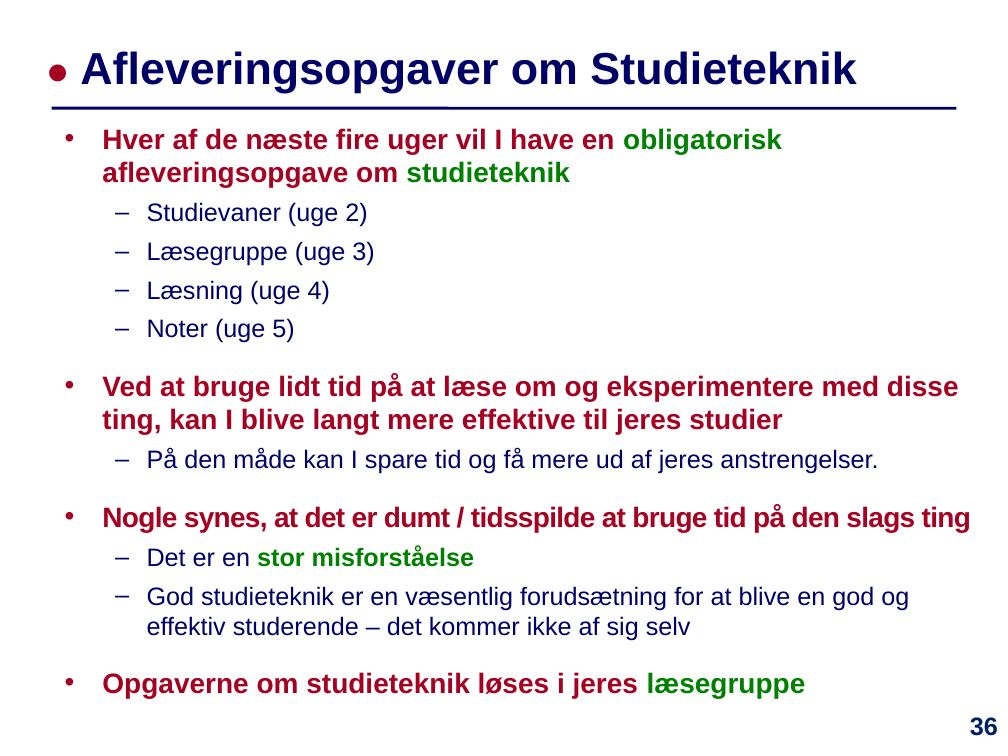
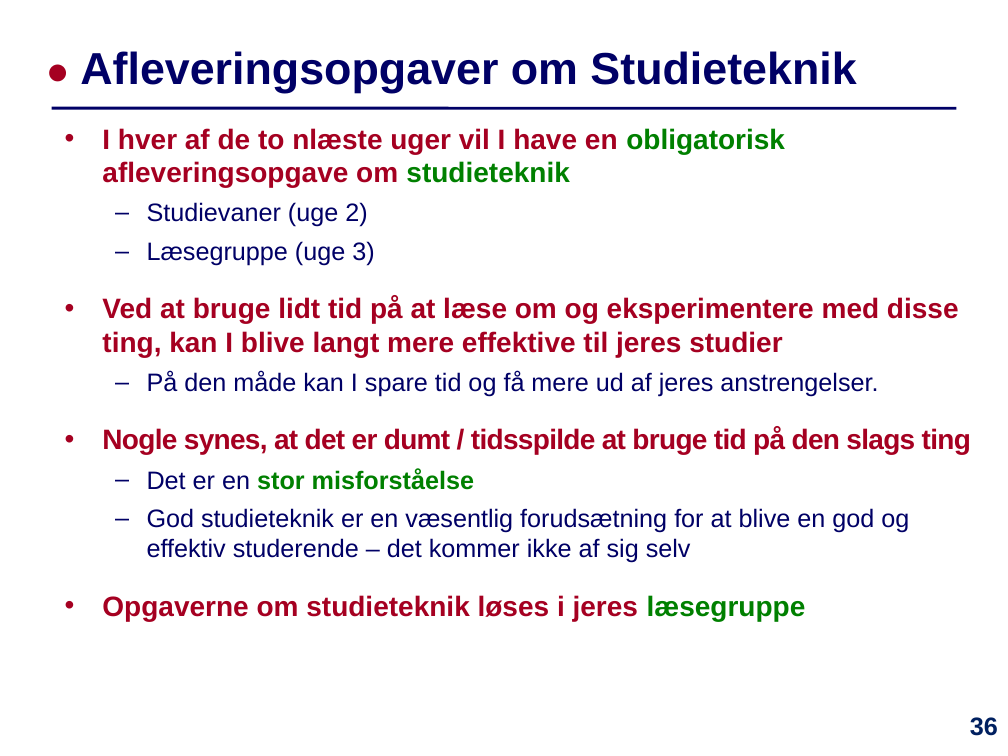
Before and after one commit to IntProgAU/Materiale, a slide deck: slide 36 of web/e22/uge_2a/Slides-Uge2-Mandag.pptx. Drawn at 1008x756 pixels with LibreOffice and Linux fonts; fonts in the diff are those of the drawing. Boxes give left, top, right and bottom in pixels: in the first picture for what was removed or moved away, otherwise in the second. Text is boxed around its words. In the diff, an @@ line names an element or a change of style, - is before the commit and + after.

```diff
--- a/web/e22/uge_2a/Slides-Uge2-Mandag.pptx
+++ b/web/e22/uge_2a/Slides-Uge2-Mandag.pptx
@@ text at (102, 128, 785, 187): text changed @@
-• Hver af de næste fire uger vil I have en obligatorisk afleveringsopgave om studieteknik
+• I hver af de to nlæste uger vil I have en obligatorisk afleveringsopgave om studieteknik
@@ text at (147, 280, 330, 343): paragraphs removed @@
-  – Læsning (uge 4)
-  – Noter (uge 5)
```
Also in this commit, not shown: 2 other slides changed, 1 slide removed, 19 other files.
